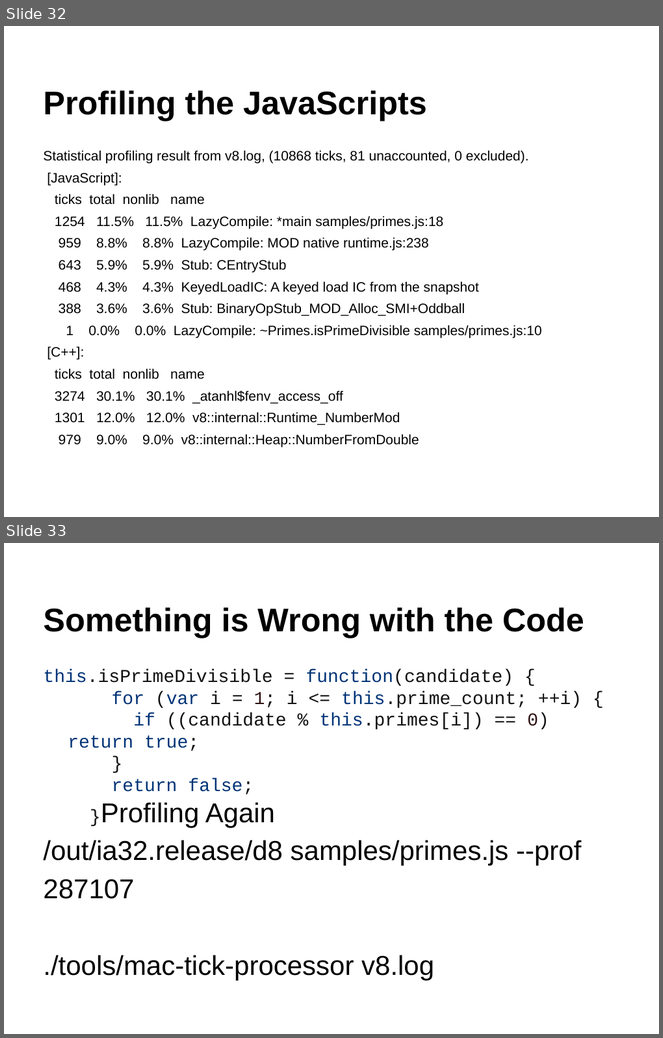
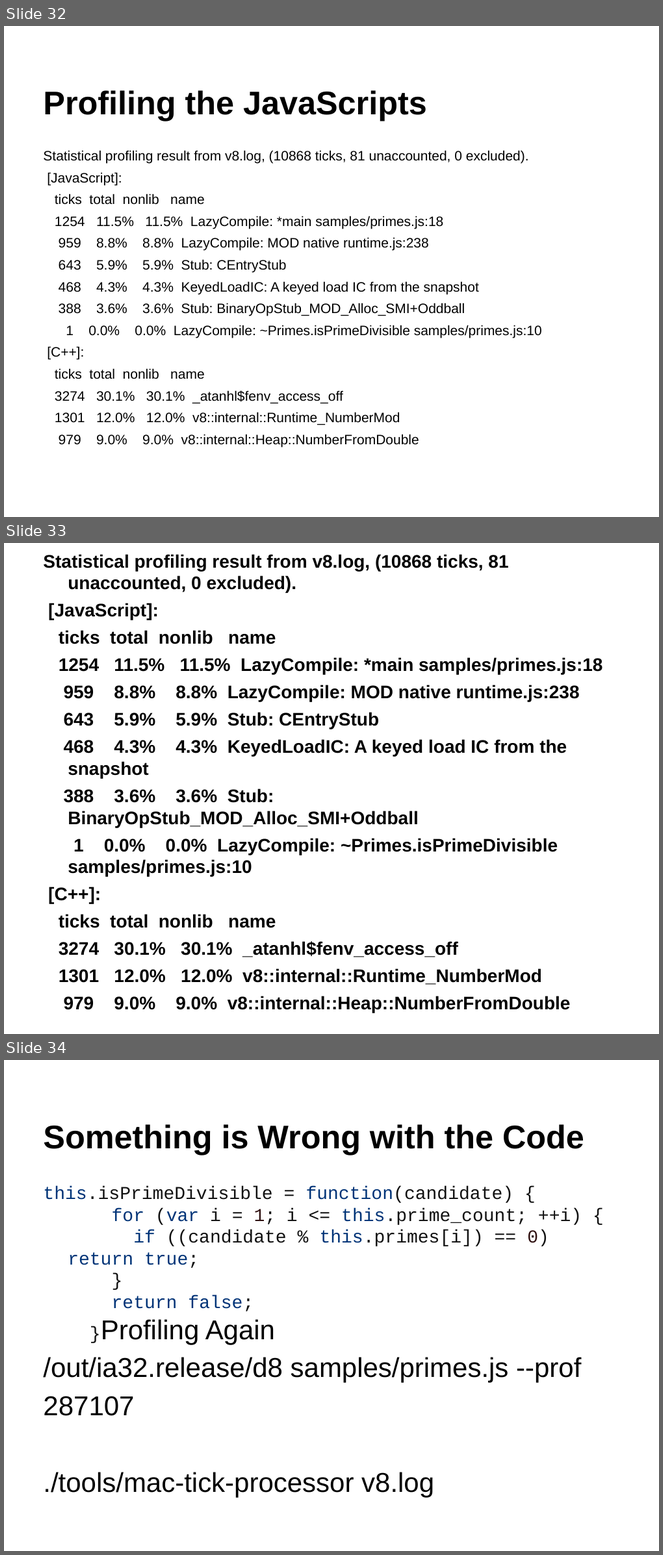
Before and after one commit to cvhu/ee382v-reddi, a slide deck: project/report0/figs/EE382V Final Project Presentation.ppt. Shown one above the other, each under a label of ours: slides 32 and 33 before the commit, slides 32, 33 and 34 after it. The pictures are 663x1038 and 663x1555 pixels, drawn with LibreOffice and Linux fonts; fonts in the diff are those of the drawing. Boxes give left, top, right and bottom in pixels: in the first picture for what was removed or moved away, otherwise in the second. Text is boxed around its words. In the diff, an @@ line names an element or a change of style, - is before the commit and + after.

Commit message:
profiling added

```diff
--- a/project/report0/figs/EE382V Final Project Presentation.ppt
+++ b/project/report0/figs/EE382V Final Project Presentation.ppt
@@ slide 33 added at bbox=[4, 543, 659, 1034], background #FFFFFF @@
@@ text added at bbox=[43, 554, 603, 1013], 20 pt, text #000000, bold @@
+Statistical profiling result from v8.log, (10868 ticks, 81 unaccounted, 0 excluded).
+[JavaScript]:
+ticks total nonlib name
+1254 11.5% 11.5% LazyCompile: *main samples/primes.js:18
+959 8.8% 8.8% LazyCompile: MOD native runtime.js:238
+643 5.9% 5.9% Stub: CEntryStub
+468 4.3% 4.3% KeyedLoadIC: A keyed load IC from the snapshot
+388 3.6% 3.6% Stub: BinaryOpStub_MOD_Alloc_SMI+Oddball
+1 0.0% 0.0% LazyCompile: ~Primes.isPrimeDivisible samples/primes.js:10
+[C++]:
+ticks total nonlib name
+3274 30.1% 30.1% _atanhl$fenv_access_off
+1301 12.0% 12.0% v8::internal::Runtime_NumberMod
+979 9.0% 9.0% v8::internal::Heap::NumberFromDouble
@@ what was slide 33 is now slide 34 @@
```
Also in this commit, not shown: 3 other files.
